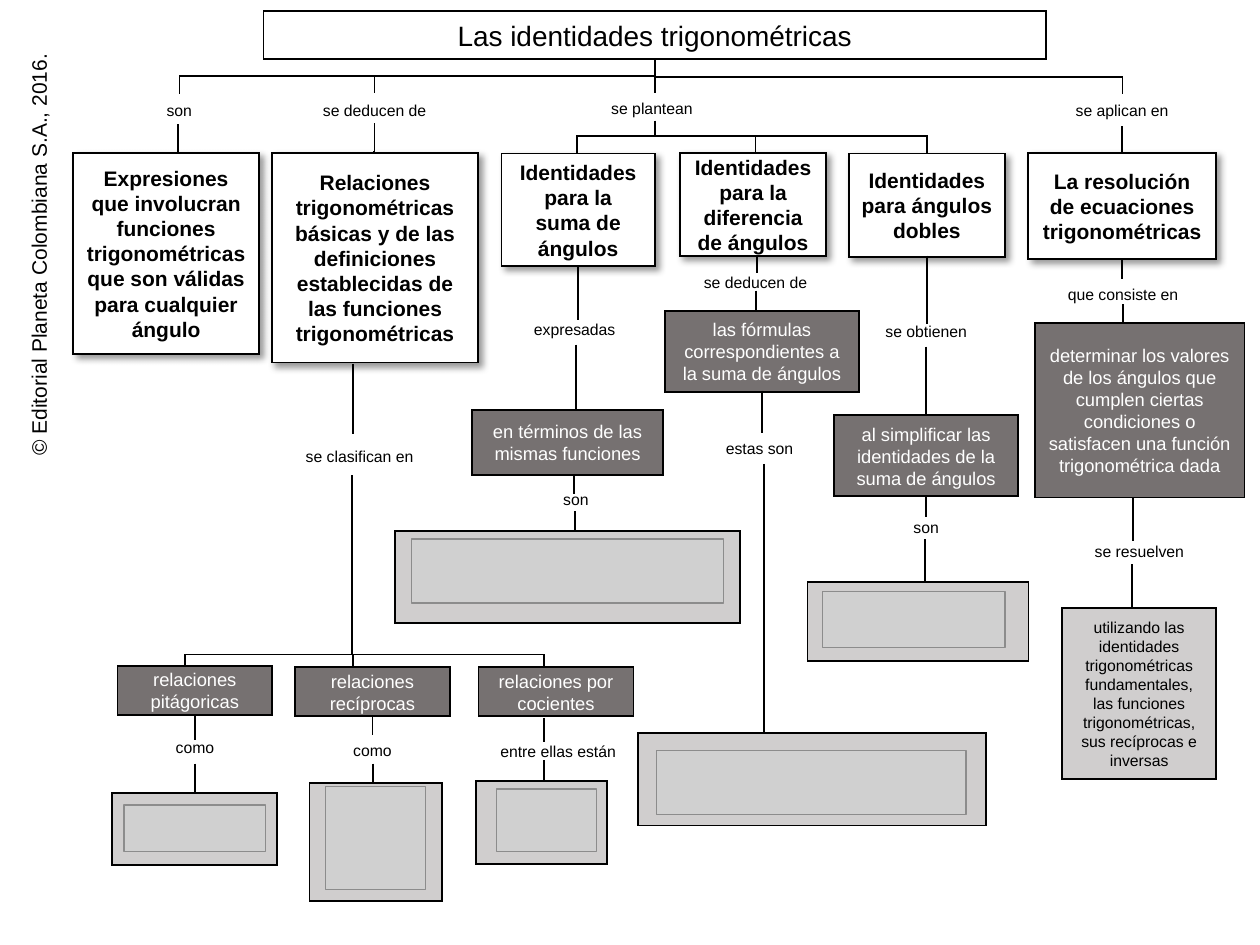
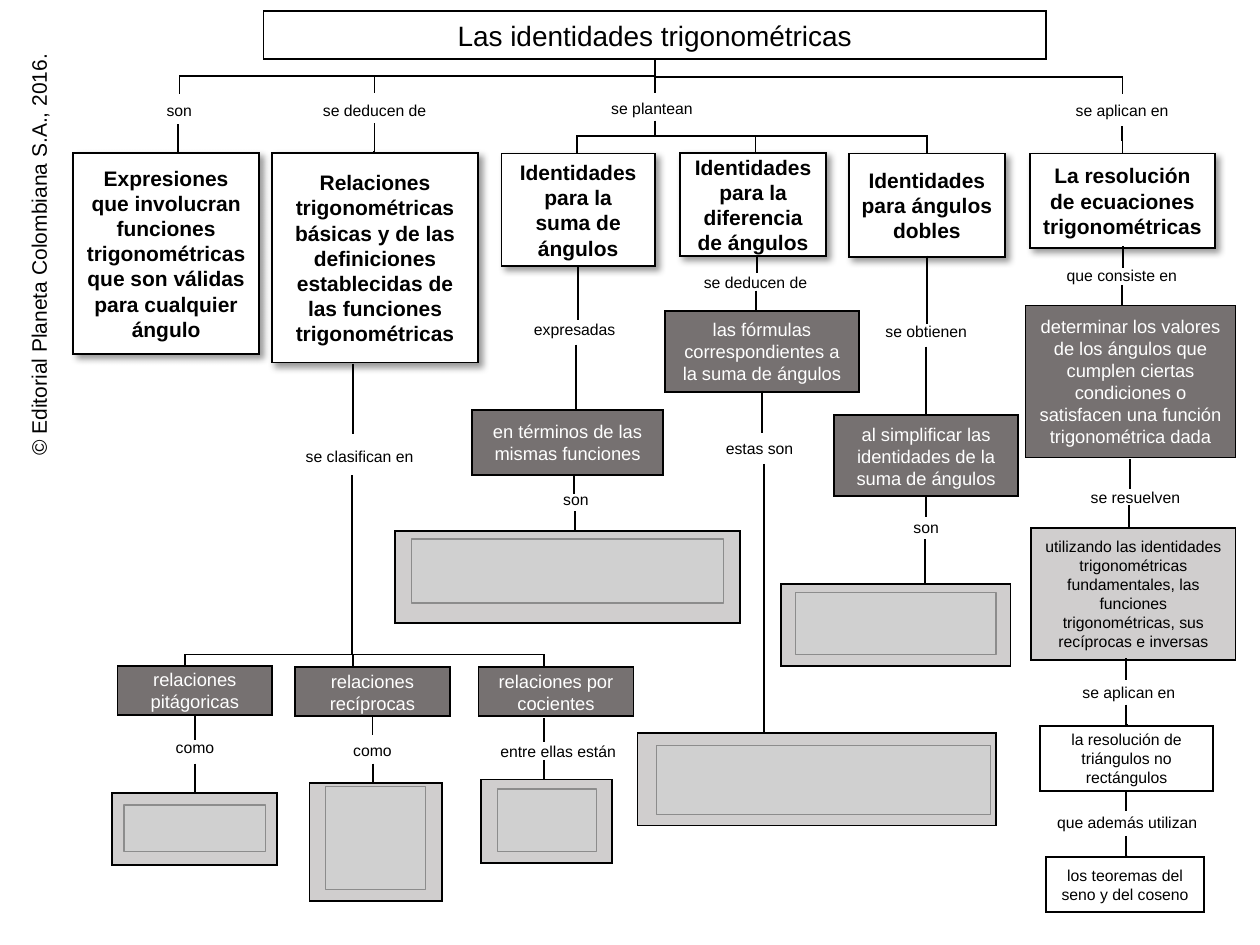
Before and after one commit to AulaPlanetaColombia/Matematicas, a slide deck: slide 1 of fuentes/contenidos/grado10/guion04/MapaConceptual_MA_10_04_CO.pptx. Drawn at 1260x945 pixels with LibreOffice and Linux fonts; fonts in the diff are those of the drawing; grey boxes stand for pictures; background and template pictures are left out. Boxes give left, top, right and bottom in pixels: in the first picture for what was removed or moved away, otherwise in the second. Text is boxed around its words. In the diff, an @@ line names an element or a change of style, - is before the commit and + after.

Commit message:
Mapa conceptual

```diff
--- a/fuentes/contenidos/grado10/guion04/MapaConceptual_MA_10_04_CO.pptx
+++ b/fuentes/contenidos/grado10/guion04/MapaConceptual_MA_10_04_CO.pptx
@@ rectangle "La resolución de ecuaciones trigonométricas": place and size @@
-rectangle "La resolución de ecuaciones trigonométricas" at bbox=[1028, 152, 1216, 258]
+rectangle "La resolución de ecuaciones trigonométricas" at bbox=[1029, 154, 1215, 248]
@@ text "que consiste en": place and size @@
-text "que consiste en" at bbox=[1068, 288, 1179, 304]
+text "que consiste en" at bbox=[1067, 269, 1177, 285]
@@ elbow line moved from (1123, 260) - (1121, 278) to (1123, 248) - (1124, 267) @@
@@ elbow line moved from (1123, 304) - (1123, 324) to (1121, 285) - (1121, 305) @@
@@ rectangle "determinar los valores de los ...": place and size @@
-rectangle "determinar los valores de los ..." at bbox=[1034, 323, 1244, 496]
+rectangle "determinar los valores de los ..." at bbox=[1026, 305, 1236, 457]
@@ elbow line moved from (1133, 498) - (1133, 518) to (1130, 460) - (1130, 479) @@
@@ text "se resuelven" rewrapped from bbox=[1095, 545, 1184, 557] to bbox=[1091, 491, 1180, 507] @@
@@ elbow line moved from (1131, 564) - (1131, 585) to (1129, 505) - (1129, 524) @@
@@ rectangle "utilizando las identidades trigonométricas fundamentales, ...": place and size @@
-rectangle "utilizando las identidades trigonométricas fundamentales, ..." at bbox=[1062, 609, 1216, 780]
+rectangle "utilizando las identidades trigonométricas fundamentales, ..." at bbox=[1031, 528, 1235, 660]
@@ rectangle: place and size @@
-rectangle at bbox=[808, 582, 1028, 662]
+rectangle at bbox=[781, 583, 1011, 665]
@@ picture: place and size @@
-picture at bbox=[823, 592, 1005, 649]
+picture at bbox=[795, 592, 995, 654]
@@ elbow line added from (1126, 660) to (1126, 679), #000000 1 pt @@
@@ text added at bbox=[1082, 686, 1176, 702], 9 pt, text #000000 @@
+se aplican en
@@ elbow line added from (1126, 704) to (1126, 724), #000000 1 pt @@
@@ rectangle: place and size @@
-rectangle at bbox=[638, 733, 987, 825]
+rectangle at bbox=[638, 733, 997, 825]
@@ picture: place and size @@
-picture at bbox=[656, 751, 966, 814]
+picture at bbox=[656, 746, 990, 814]
@@ rectangle added at bbox=[1040, 726, 1213, 791], outline #000000 1 pt, 9 pt, text #000000 @@
+la resolución de triángulos no rectángulos
@@ rectangle: place and size @@
-rectangle at bbox=[476, 781, 607, 864]
+rectangle at bbox=[481, 780, 612, 863]
@@ elbow line added from (1126, 791) to (1126, 811), #000000 1 pt @@
@@ text added at bbox=[1057, 816, 1197, 832], 9 pt, text #000000 @@
+que además utilizan
@@ elbow line added from (1126, 835) to (1126, 856), #000000 1 pt @@
@@ rectangle added at bbox=[1046, 857, 1203, 911], outline #000000 1 pt, 9 pt, text #000000 @@
+los teoremas del seno y del coseno
```
